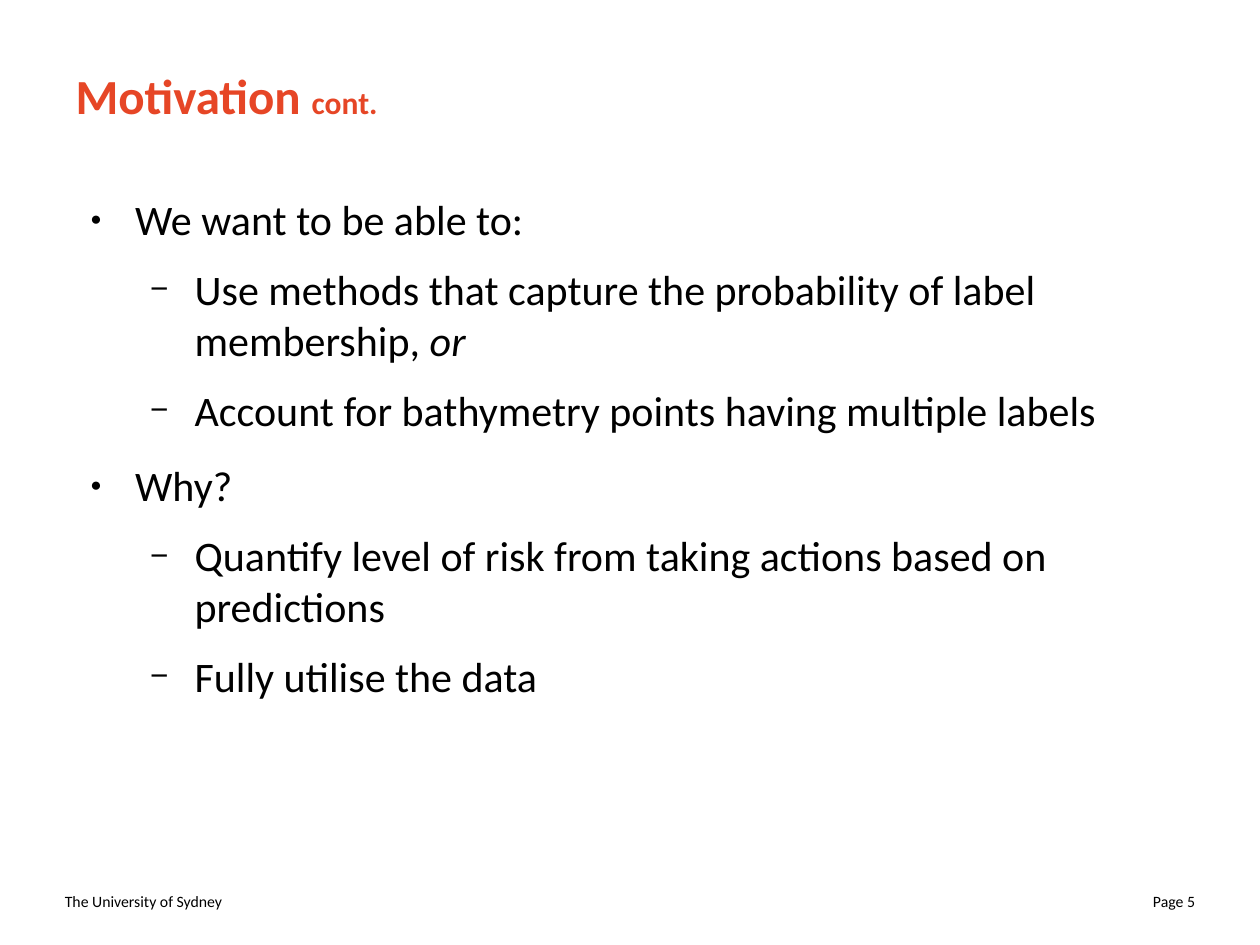
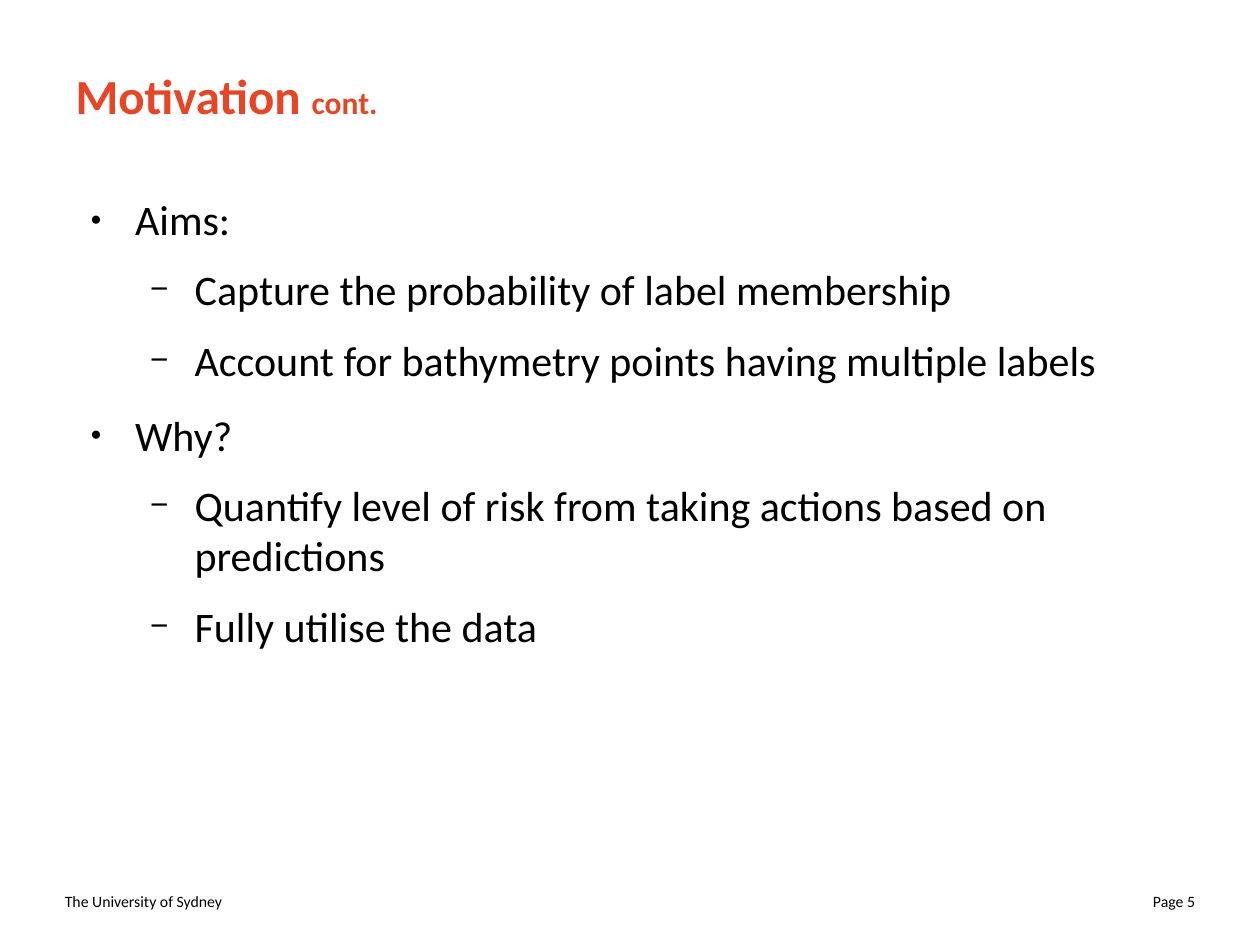
Before and after one commit to juicetin/honours, a slide deck: slide 5 of prez/honours_prez.odp. Drawn at 1260x945 pixels with LibreOffice and Linux fonts; fonts in the diff are those of the drawing. Boxes give left, top, right and bottom in pixels: in the first picture for what was removed or moved away, otherwise in the second. Text is boxed around its words. In the diff, an @@ line names an element or a change of style, - is before the commit and + after.

```diff
--- a/prez/honours_prez.odp
+++ b/prez/honours_prez.odp
@@ text at (135, 206, 951, 312): text changed @@
-● We want to be able to:
-  − Use methods that capture the probability of label membership, or
+● Aims:
+  − Capture the probability of label membership
```
Also in this commit, not shown: 6 other slides changed, 5 slides added, 2 slides removed, 1 other file.
